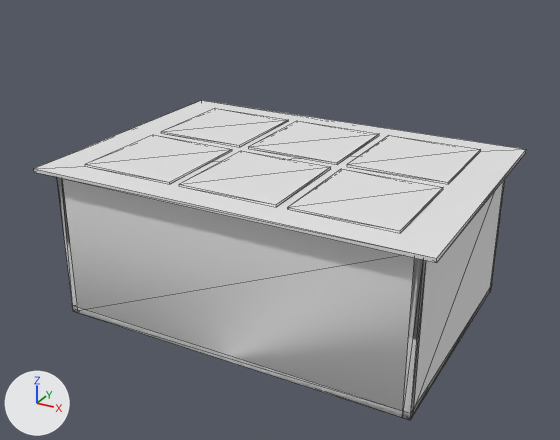
The OBJ model Assets/TramChanh/Art/Models/DrinkStation/SM_ToppingStation_Frame.obj, before and after one commit.
The view is the same before and after, from a 50 mm camera at (0.483, -0.902, 0.36) aimed at (-0.001, -0.022, -0.08). The axes (+X, +Y, +Z) are drawn at lower left. The lights are the same throughout. The first picture is the older version. Mesh edges are drawn as thin lines. Where no turn or scale is listed for an object, it has been applied to the vertices. Vertices at exactly the same position are counted once.

The scene before the commit, as lines of its bpy script (objects in view):
```python
me_sm_toppingstation_frame = bpy.data.meshes.new('SM_ToppingStation_Frame')
me_sm_toppingstation_frame.from_pydata(...)  # 132 vertices, 216 faces; spans x -0.28..0.28, y -0.2..0.2, z -0.22..0.008
ob_sm_toppingstation_frame = bpy.data.objects.new('SM_ToppingStation_Frame', me_sm_toppingstation_frame)
ob_sm_toppingstation_frame.location = (0.0, 0.0, 0.0)
```
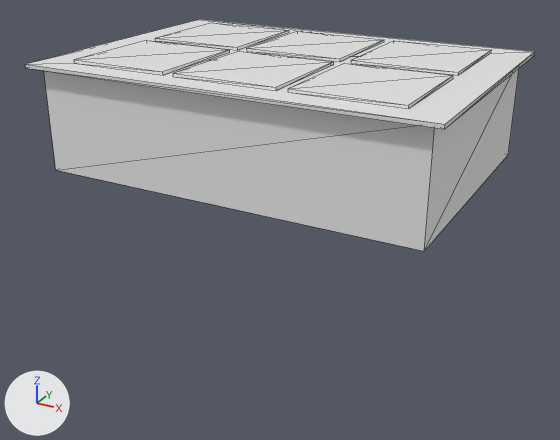
Location of each change, [x1, y1, x2, y2] in pixels of the pictures (560 x 440 px; the box of a moved part takes in the faces that stretch with it):
'SM_ToppingStation_Frame', reshaped (28% shorter)
    before: [34, 100, 526, 420]
    after: [25, 20, 535, 251]
part 1 of me_sm_toppingstation_frame, added
    after: [25, 20, 535, 129]
part 2 of me_sm_toppingstation_frame, moved or reshaped
    before: [161, 108, 289, 147]
    after: [155, 23, 289, 50]
part 3 of me_sm_toppingstation_frame, moved or reshaped
    before: [85, 135, 232, 184]
    after: [74, 40, 230, 75]
part 4 of me_sm_toppingstation_frame, moved or reshaped
    before: [249, 121, 379, 165]
    after: [247, 31, 384, 62]
part 5 of me_sm_toppingstation_frame, moved or reshaped
    before: [179, 151, 331, 207]
    after: [173, 51, 334, 91]
part 6 of me_sm_toppingstation_frame, moved or reshaped
    before: [347, 135, 481, 184]
    after: [351, 40, 491, 75]
part 7 of me_sm_toppingstation_frame, moved or reshaped
    before: [288, 169, 443, 233]
    after: [288, 63, 453, 109]
part 8 of me_sm_toppingstation_frame, deleted
    before: [34, 100, 526, 263]
part 9 of me_sm_toppingstation_frame, reshaped
    before: [57, 177, 505, 420]
    after: [44, 68, 519, 251]

Patch to the scene script:
```diff
--- a/Assets/TramChanh/Art/Models/DrinkStation/SM_ToppingStation_Frame.obj.py
+++ b/Assets/TramChanh/Art/Models/DrinkStation/SM_ToppingStation_Frame.obj.py
@@ me_sm_toppingstation_frame @@
 # used by ob_sm_toppingstation_frame; location = (0.0, 0.0, 0.0)
-me_sm_toppingstation_frame.from_pydata(...)  # 132 vertices, 216 faces; spans x -0.28..0.28, y -0.2..0.2, z -0.22..0.008
+me_sm_toppingstation_frame.from_pydata(...)  # 112 vertices, 168 faces; spans x -0.275..0.275, y -0.195..0.195, z 0.0..0.149
+# me_sm_toppingstation_frame part 1: a new loose piece, a box spanning x -0.275..0.275, y -0.195..0.195, z 0.14..0.145
+# me_sm_toppingstation_frame part 2: the loose piece of 8 vertices spanning x -0.225..-0.085, y 0.01..0.16, z 0.005..0.008 is moved by (0.0, 0.0, 0.14)
+# me_sm_toppingstation_frame part 3: the loose piece of 8 vertices spanning x -0.225..-0.085, y -0.16..-0.01, z 0.005..0.008 is moved by (0.0, 0.0, 0.141)
+# me_sm_toppingstation_frame part 4: the loose piece of 8 vertices spanning x -0.07..0.07, y 0.01..0.16, z 0.005..0.008 is moved by (0.0, 0.0, 0.14)
+# me_sm_toppingstation_frame part 5: the loose piece of 8 vertices spanning x -0.07..0.07, y -0.16..-0.01, z 0.005..0.008 is moved by (0.0, 0.0, 0.141)
+# me_sm_toppingstation_frame part 6: the loose piece of 8 vertices spanning x 0.085..0.225, y 0.01..0.16, z 0.005..0.008 is moved by (0.0, 0.0, 0.14)
+# me_sm_toppingstation_frame part 7: the loose piece of 8 vertices spanning x 0.085..0.225, y -0.16..-0.01, z 0.005..0.008 is moved by (0.0, 0.0, 0.141)
+# me_sm_toppingstation_frame part 8: 7 loose pieces with 56 vertices, spanning x -0.28..0.28, y -0.2..0.2, z -0.12..0.005, are deleted
+# me_sm_toppingstation_frame part 9
+# 24 vertices are removed from x -0.26..0.26, y -0.18..0.18, z -0.22..0.0
+# 60 faces are deleted
+# 4 vertices are added at (-0.26, 0.18, 0.14), (-0.26, -0.18, 0.14), (0.26, 0.18, 0.14), (0.26, -0.18, 0.14)
+# 12 new faces join them
+# other edits to the shape of me_sm_toppingstation_frame do not show in these pictures
```
